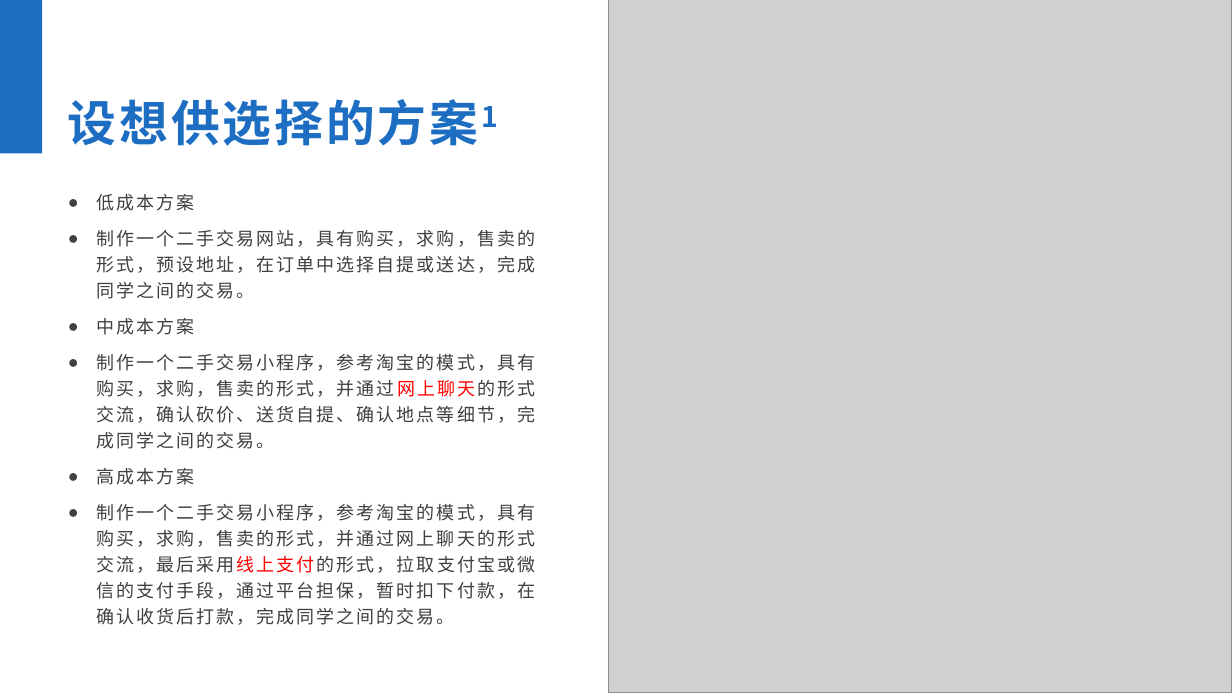
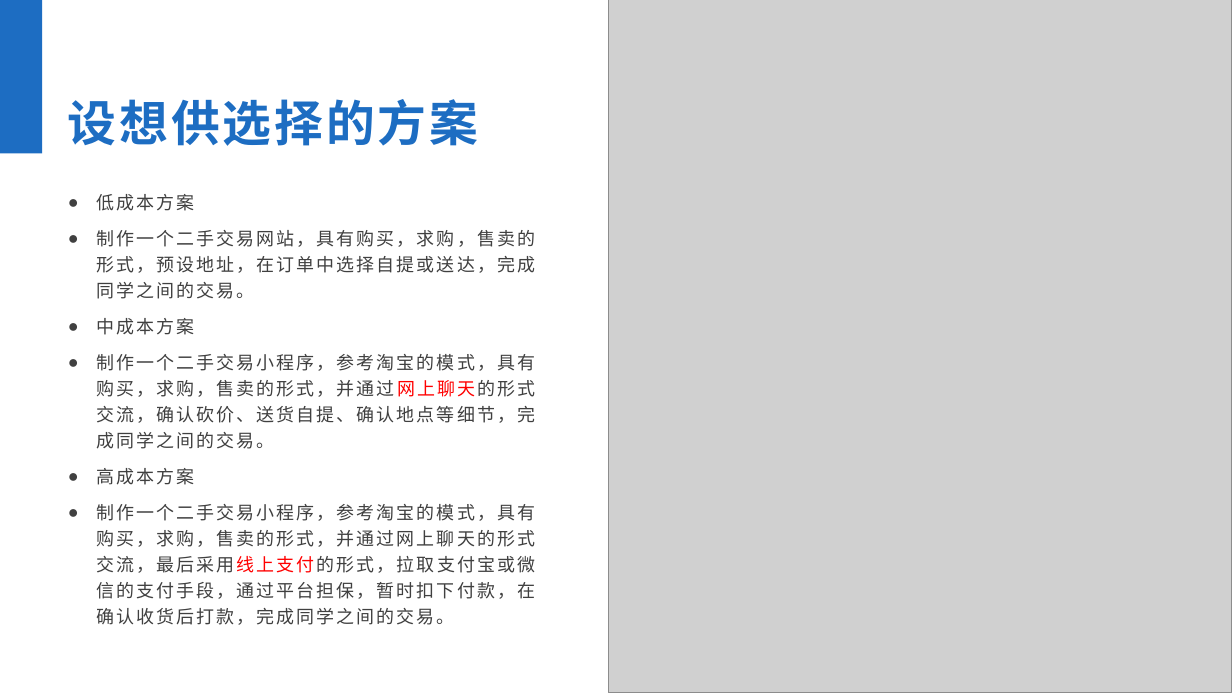
Before and after one commit to xlisses/ruang, a slide deck: slide 4 of detailed_design/项目设计.pptx. Drawn at 1232x693 pixels with LibreOffice and Linux fonts; fonts in the diff are those of the drawing; grey boxes stand for pictures. Boxes give left, top, right and bottom in pixels: in the first picture for what was removed or moved away, otherwise in the second. Text is boxed around its words. In the diff, an @@ line names an element or a change of style, - is before the commit and + after.

```diff
--- a/detailed_design/项目设计.pptx
+++ b/detailed_design/项目设计.pptx
@@ text at (68, 99, 478, 146): text changed @@
-设想供选择的方案1
+设想供选择的方案
```
Also in this commit, not shown: 6 other slides changed, 4 slides added, 3 slides removed, 7 other files.
